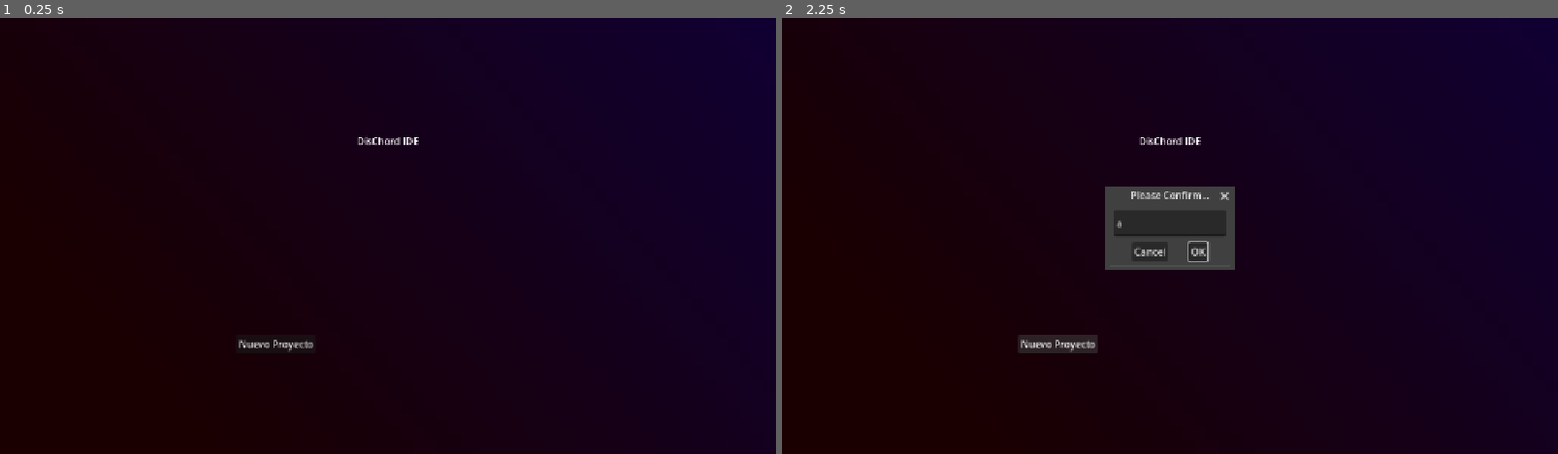
Above: before the commit, frames 1-2 (left to right).
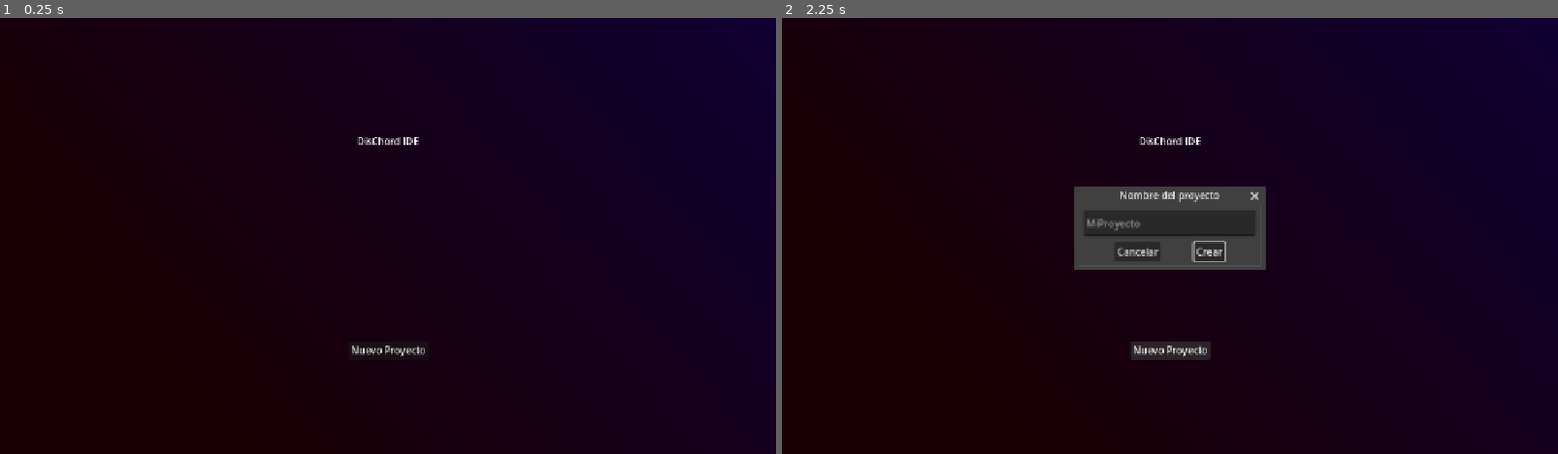
Above: after the commit, the same moments.

Repository: DisChord-Org/DisChord-Code-Studio
Game: Godot game, scene res://Scenes/Init.tscn
Same seed, same stepped clock (60 frames per second), same inputs: the game is played once before the commit and once after it.
Inputs:
- Up to frame 1 (0.25 s): no input
- Up to frame 2 (2.25 s): click "Nuevo Proyecto" at 0.5 s; click "Cancel" (after the commit: "Cancelar") at 1.25 s; click "Nuevo Proyecto" at 2 s

The runs differ from the first frame. In frame 1, 0.3% of the frame differs, in the area x 30-55%, y 73-78%; in frame 2, 2.8%, in the area x 30-63%, y 38-79%.
Error in both runs: Attempt to call function 'list_dir_begin' in base 'null instance' on a null instance. (res://Scripts/init.gd:34)

Commit message:
modify: popup message

Diff:
--- a/Scenes/Init.tscn
+++ b/Scenes/Init.tscn
@@ -60,9 +60,15 @@
 layout_mode = 2
 
 [node name="NewProjectButton" type="Button" parent="CenterContainer/VBoxContainer/HSeparator" unique_id=908143804]
-layout_mode = 0
-offset_right = 8.0
-offset_bottom = 8.0
+layout_mode = 1
+anchors_preset = 5
+anchor_left = 0.5
+anchor_right = 0.5
+offset_left = -65.5
+offset_top = 10.0
+offset_right = 65.5
+offset_bottom = 41.0
+grow_horizontal = 2
 text = "Nuevo Proyecto"
 
 [node name="SelectFolder" type="FileDialog" parent="." unique_id=653039771]
@@ -73,12 +79,18 @@
 access = 2
 
 [node name="NewProjectDialog" type="ConfirmationDialog" parent="." unique_id=323018903]
+oversampling_override = 1.0
+title = "Nombre del proyecto"
+size = Vector2i(300, 100)
+ok_button_text = "Crear"
+cancel_button_text = "Cancelar"
 
 [node name="LineEdit" type="LineEdit" parent="NewProjectDialog" unique_id=1666846987]
-offset_right = 68.5
-offset_bottom = 31.0
-text = "a"
-placeholder_text = "b"
+offset_left = 8.0
+offset_top = 8.0
+offset_right = 292.0
+offset_bottom = 51.0
+placeholder_text = "MiProyecto"
 
 [connection signal="pressed" from="CenterContainer/VBoxContainer/Open" to="." method="_on_btn_open_pressed"]
 [connection signal="pressed" from="CenterContainer/VBoxContainer/HSeparator/NewProjectButton" to="." method="_on_new_project_button_pressed"]
